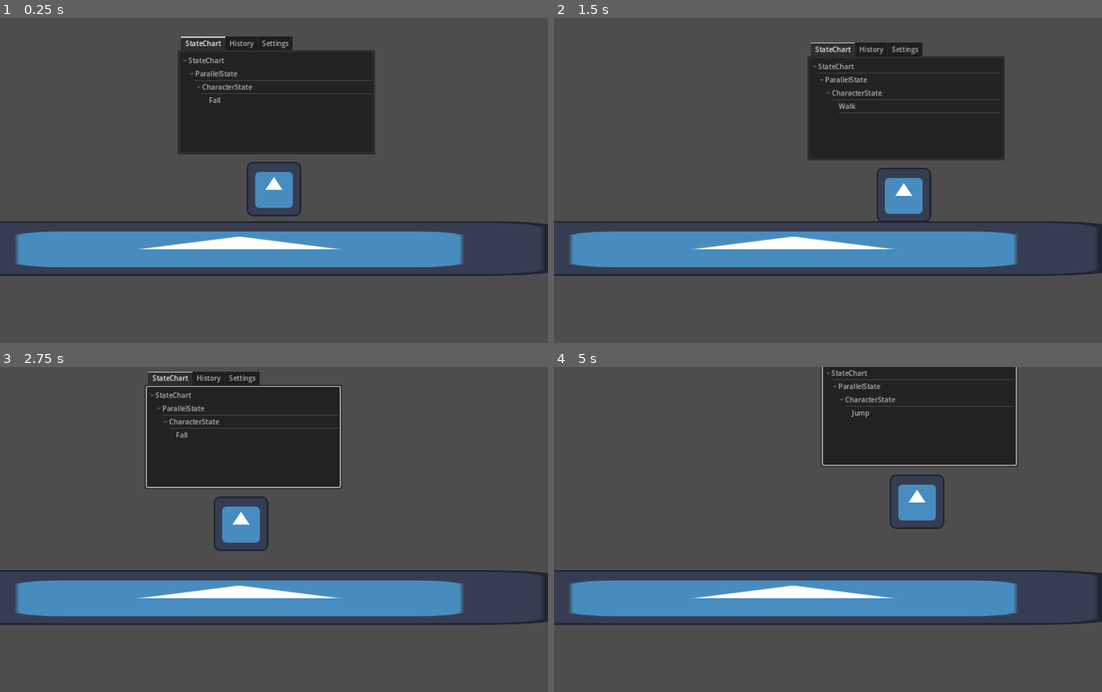
Above: before the commit, frames 1-4 (two rows, left to right).
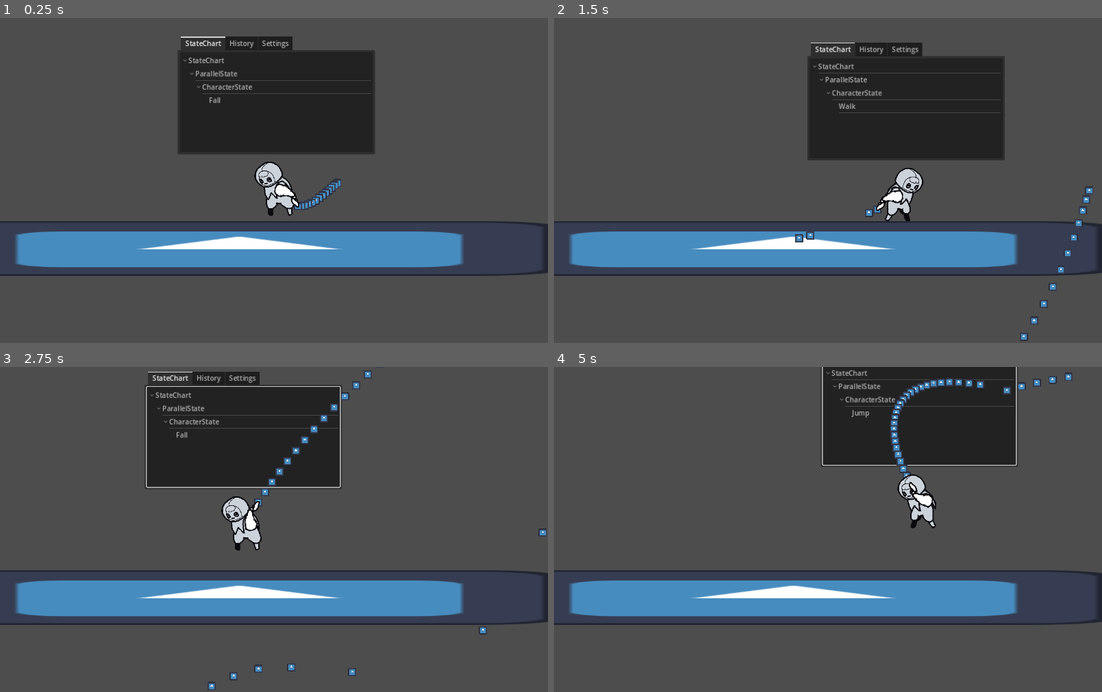
Above: after the commit, the same moments.

Repository: GerryLiman4/Metroidvania22
Game: Godot game, scene res://Component/Level/level_base.tscn
Two runs of this game, one before a commit and one after it. Both use one fixed random seed, a clock stepped at 60 frames per second and the inputs below. The project has no main scene, so this scene is started directly. The engine's default icon, where the game draws it, is replaced by a stand-in: a white triangle on a blue panel in a dark square.
Inputs (mouse positions are in pixels of both pictures, inside the frame that each line leads up to):
- Up to frame 1 (0.25 s): no input
- Up to frame 2 (1.5 s): tap Enter at 0.5 s; move the mouse to (948, 164) at 0.52 s; hold Ctrl (crawl) 0.53-1.28 s; hold D (right) from 0.53 s (still down); click (948, 164) at 0.67 s; tap Space (jump) at 0.77 s; move the mouse to (718, 196) at 1.27 s; tap Ctrl (crawl) at 1.35 s; click (718, 196) at 1.42 s
- Up to frame 3 (2.75 s): tap Space (jump) at 1.52 s; move the mouse to (328, 458) at 2.02 s; release D (right) at 2.03 s; hold A (left) from 2.03 s (still down); hold K (dash) from 2.03 s (still down); click (328, 458) at 2.17 s; tap Ctrl (crawl) at 2.3 s
- Up to frame 4 (5 s): move the mouse to (800, 594) at 2.77 s; release A (left) at 2.78 s; release K (dash) at 2.78 s; hold D (right) 2.78-4.28 s; tap Shift at 2.85 s; click (800, 594) at 2.92 s; tap Space (jump) at 3.02, 3.77, 4.52 s; tap Ctrl (crawl) at 3.05, 4.35 s; move the mouse to (992, 578) at 3.52 s; hold Ctrl (crawl) 3.53-4.28 s; click (992, 578) at 3.67 s; move the mouse to (663, 480) at 4.27 s; hold A (left) from 4.28 s (still down); click (663, 480) at 4.42 s

The runs differ from the first frame. In frame 1, 1.3% of the frame differs, in the area x 45-63%, y 44-62%; in frame 2, 1.4%; in frame 3, 1.7%; in frame 4, 1.9%, in the area x 61-95%, y 1-50%.

Commit message:
Added shoot and animation

Diff:
--- /dev/null
+++ b/Component/Bullet.gd
@@ -0,0 +1,17 @@
+extends Node2D
+
+class_name Bullet
+
+@export var bullet_speed : float = 5
+var _direction : Vector2 = Vector2.RIGHT
+
+func _physics_process(delta):
+	position += _direction * delta
+
+	print(position)
+
+func launch(direction : Vector2) :
+	_direction = direction * bullet_speed
+
+func _on_visible_on_screen_notifier_2d_screen_exited():
+	self.queue_free()
--- a/Component/Level/level_base.tscn
+++ b/Component/Level/level_base.tscn
@@ -11,6 +11,7 @@
 [node name="Camera2D" type="Camera2D" parent="."]
 
 [node name="Player" parent="." instance=ExtResource("1_pufy1")]
+face_direction = 1
 
 [node name="Sprite2D" type="Sprite2D" parent="."]
 position = Vector2(-81, 159)
--- /dev/null
+++ b/Component/Player/main_character_animation.tres
@@ -0,0 +1,94 @@
+[gd_resource type="SpriteFrames" load_steps=14 format=3 uid="uid://ds7usjx5jo8u"]
+
+[ext_resource type="Texture2D" uid="uid://fjyi25xvguji" path="res://Resources/MainCharacter/body idle with head left 128-Sheet.png" id="1_jkgqx"]
+[ext_resource type="Texture2D" uid="uid://cvwnx8d45awv3" path="res://Resources/MainCharacter/walking body128-Sheet.png" id="2_2bwdr"]
+
+[sub_resource type="AtlasTexture" id="AtlasTexture_8na03"]
+atlas = ExtResource("1_jkgqx")
+region = Rect2(0, 0, 128, 128)
+
+[sub_resource type="AtlasTexture" id="AtlasTexture_qrj8g"]
+atlas = ExtResource("1_jkgqx")
+region = Rect2(128, 0, 128, 128)
+
+[sub_resource type="AtlasTexture" id="AtlasTexture_nphkw"]
+atlas = ExtResource("1_jkgqx")
+region = Rect2(256, 0, 128, 128)
+
+[sub_resource type="AtlasTexture" id="AtlasTexture_5j3x0"]
+atlas = ExtResource("1_jkgqx")
+region = Rect2(384, 0, 128, 128)
+
+[sub_resource type="AtlasTexture" id="AtlasTexture_b2vpl"]
+atlas = ExtResource("2_2bwdr")
+region = Rect2(0, 0, 128, 128)
+
+[sub_resource type="AtlasTexture" id="AtlasTexture_ybnt2"]
+atlas = ExtResource("2_2bwdr")
+region = Rect2(128, 0, 128, 128)
+
+[sub_resource type="AtlasTexture" id="AtlasTexture_qsfct"]
+atlas = ExtResource("2_2bwdr")
+region = Rect2(256, 0, 128, 128)
+
+[sub_resource type="AtlasTexture" id="AtlasTexture_nmmyc"]
+atlas = ExtResource("2_2bwdr")
+region = Rect2(384, 0, 128, 128)
+
+[sub_resource type="AtlasTexture" id="AtlasTexture_b0f8n"]
+atlas = ExtResource("2_2bwdr")
+region = Rect2(512, 0, 128, 128)
+
+[sub_resource type="AtlasTexture" id="AtlasTexture_jlbmq"]
+atlas = ExtResource("2_2bwdr")
+region = Rect2(640, 0, 128, 128)
+
+[sub_resource type="AtlasTexture" id="AtlasTexture_j6dwt"]
+atlas = ExtResource("2_2bwdr")
+region = Rect2(768, 0, 128, 128)
+
+[resource]
+animations = [{
+"frames": [{
+"duration": 1.0,
+"texture": SubResource("AtlasTexture_8na03")
+}, {
+"duration": 1.0,
+"texture": SubResource("AtlasTexture_qrj8g")
+}, {
+"duration": 1.0,
+"texture": SubResource("AtlasTexture_nphkw")
+}, {
+"duration": 1.0,
+"texture": SubResource("AtlasTexture_5j3x0")
+}],
+"loop": true,
+"name": &"Idle",
+"speed": 5.0
+}, {
+"frames": [{
+"duration": 1.0,
+"texture": SubResource("AtlasTexture_b2vpl")
+}, {
+"duration": 1.0,
+"texture": SubResource("AtlasTexture_ybnt2")
+}, {
+"duration": 1.0,
+"texture": SubResource("AtlasTexture_qsfct")
+}, {
+"duration": 1.0,
+"texture": SubResource("AtlasTexture_nmmyc")
+}, {
+"duration": 1.0,
+"texture": SubResource("AtlasTexture_b0f8n")
+}, {
+"duration": 1.0,
+"texture": SubResource("AtlasTexture_jlbmq")
+}, {
+"duration": 1.0,
+"texture": SubResource("AtlasTexture_j6dwt")
+}],
+"loop": true,
+"name": &"Walk",
+"speed": 10.0
+}]
--- a/Component/Player/player.gd
+++ b/Component/Player/player.gd
@@ -4,7 +4,6 @@
 
 @export var character_state : StateChart
 @export var current_state : CharacterStateId.Id
-@export var character_sprite : Sprite2D
 
 const GRAVITY : float = 600.0
 const WALK_SPEED : float = 360.0
@@ -16,7 +15,7 @@
 
 enum FACING{RIGHT,LEFT}
 
-var face_direction : FACING
+@export var face_direction : FACING
 var dash_timer : float = 0.25
 var dash_cooldown_timestamp : float = -1.0
 var object_timer : float = 0.0
@@ -24,9 +23,25 @@
 
 var can_double_jump : bool = true
 
+@export_category("Animation")
+@export var animation_player : AnimatedSprite2D
+@export var body_sprite : Sprite2D
+@export var arm_model : Sprite2D
+@export var arm_sprite : Sprite2D
+@export var head_model : Sprite2D
+@export var head_sprite : Sprite2D
+
+@export var bullet_pref : PackedScene
+@export var shooter : Node2D
 # Called when the node enters the scene tree for the first time.
 func _ready():
 	pass
+
+func add_child_deferred(child_to_add) -> void :
+	get_tree().root.add_child(child_to_add)
+
+func call_add_child(child_to_add) -> void :
+	call_deferred("add_child_deferred",child_to_add)
 
 func switch_state(new_state : CharacterStateId.Id) :
 	if current_state != null && current_state == new_state:
@@ -57,15 +72,18 @@
 			velocity.x = -WALK_SPEED
 		else :
 			velocity.x = -CRAWL_SPEED
-		character_sprite.flip_h = true
 		face_direction = FACING.LEFT
+		animation_player.scale.x = (abs(animation_player.scale.x))
+
 	elif Input.is_action_pressed("right") == true :
 		if is_crawling == false :
 			velocity.x = WALK_SPEED
 		else :
 			velocity.x = CRAWL_SPEED
-		character_sprite.flip_h = false
+
 		face_direction = FACING.RIGHT
+		animation_player.scale.x = -(abs(animation_player.scale.x))
+
 
 func get_jump_input() :
 	if Input.is_action_pressed("jump") == true and is_on_floor() == true :
@@ -125,12 +143,30 @@
 
 #end region
 
+#region hand
+func take_aim():
+	var aim_position = -get_global_mouse_position()
+#	if face_direction == FACING.LEFT :
+#		aim_position = -(aim_position)
+#
+#	var aim_angle = (aim_position - arm_model.global_position).angle()
+#	arm_model.rotation = aim_angle
+	arm_model.look_at(aim_position)
+
+	var bullet : Bullet = bullet_pref.instantiate()
+	bullet.global_position = shooter.global_position
+	bullet.launch(shooter.global_position - aim_position )
+	call_add_child(bullet)
+
+#endregion
+
 #region state
 func _on_idle_state_entered():
 	can_double_jump = true
+	animation_player.play("Idle")
 
 func _on_idle_state_exited():
-	pass # Replace with function body.
+	animation_player.stop()
 
 func _on_idle_state_physics_processing(delta):
 	if check_walk() == true:
@@ -152,14 +188,17 @@
 		switch_state(CharacterStateId.Id.DASH)
 		return
 
+	take_aim()
+
 func _on_idle_state_input(event):
 	pass
 
 func _on_walk_state_entered():
 	can_double_jump = true
+	animation_player.play("Walk")
 
 func _on_walk_state_exited():
-	pass # Replace with function body.
+	animation_player.stop()
 
 func _on_walk_state_input(event):
 	pass
@@ -184,6 +223,8 @@
 		switch_state(CharacterStateId.Id.DASH)
 		return
 
+	take_aim()
+
 func _on_jump_state_entered():
 	pass # Replace with function body.
 
@@ -204,6 +245,8 @@
 	if check_fall() == true :
 		switch_state(CharacterStateId.Id.FALL)
 		return
+
+	take_aim()
 
 func _on_fall_state_entered():
 	pass # Replace with function body.
@@ -226,6 +269,8 @@
 	if get_dash_input() == true && object_timer >= dash_cooldown_timestamp + 1.0 :
 		switch_state(CharacterStateId.Id.DASH)
 		return
+
+	take_aim()
 
 func _on_double_jump_state_entered():
 	can_double_jump = false
--- a/Component/Player/player.tscn
+++ b/Component/Player/player.tscn
@@ -1,9 +1,13 @@
-[gd_scene load_steps=10 format=3 uid="uid://dh2v1mpv02wq0"]
-
-[ext_resource type="Texture2D" uid="uid://di2a5josdqki3" path="res://icon.svg" id="1_5fmwm"]
+[gd_scene load_steps=14 format=3 uid="uid://dh2v1mpv02wq0"]
+
 [ext_resource type="Script" path="res://Component/Player/player.gd" id="1_x2mr2"]
+[ext_resource type="PackedScene" uid="uid://2rt3tjoh6i80" path="res://Component/bullet.tscn" id="2_d5m6g"]
+[ext_resource type="Texture2D" uid="uid://fjyi25xvguji" path="res://Resources/MainCharacter/body idle with head left 128-Sheet.png" id="2_qbesp"]
 [ext_resource type="Script" path="res://addons/godot_state_charts/state_chart.gd" id="3_51okl"]
+[ext_resource type="Texture2D" uid="uid://dx7ciwflmpexa" path="res://Resources/MainCharacter/arm pistol front.png" id="3_wcq8k"]
+[ext_resource type="Texture2D" uid="uid://b7nlnr3m1ynt3" path="res://Resources/MainCharacter/head 128.png" id="4_bqkva"]
 [ext_resource type="Script" path="res://addons/godot_state_charts/parallel_state.gd" id="4_oroim"]
+[ext_resource type="SpriteFrames" uid="uid://ds7usjx5jo8u" path="res://Component/Player/main_character_animation.tres" id="5_13q23"]
 [ext_resource type="Script" path="res://addons/godot_state_charts/compound_state.gd" id="5_hfc4i"]
 [ext_resource type="Script" path="res://addons/godot_state_charts/atomic_state.gd" id="6_8dtlr"]
 [ext_resource type="Script" path="res://addons/godot_state_charts/transition.gd" id="7_31jtg"]
@@ -13,17 +17,51 @@
 radius = 32.0
 height = 126.0
 
-[node name="Player" type="CharacterBody2D" node_paths=PackedStringArray("audio_player", "character_state", "character_sprite")]
+[node name="Player" type="CharacterBody2D" node_paths=PackedStringArray("audio_player", "character_state", "animation_player", "body_sprite", "arm_model", "arm_sprite", "head_model", "head_sprite", "shooter")]
 script = ExtResource("1_x2mr2")
 audio_player = NodePath("SoundPlayer")
 character_state = NodePath("StateChart")
-character_sprite = NodePath("Sprite2D")
-
-[node name="Sprite2D" type="Sprite2D" parent="."]
-texture = ExtResource("1_5fmwm")
-
-[node name="AnimationPlayer" type="AnimationPlayer" parent="."]
-root_node = NodePath("../Sprite2D")
+animation_player = NodePath("AnimatedSprite2D")
+body_sprite = NodePath("Model/Body")
+arm_model = NodePath("AnimatedSprite2D/ArmModel")
+arm_sprite = NodePath("AnimatedSprite2D/ArmModel/Arm")
+head_model = NodePath("AnimatedSprite2D/HeadModel")
+head_sprite = NodePath("AnimatedSprite2D/HeadModel/Head")
+bullet_pref = ExtResource("2_d5m6g")
+shooter = NodePath("AnimatedSprite2D/ArmModel/Arm/Shooter")
+
+[node name="AnimatedSprite2D" type="AnimatedSprite2D" parent="."]
+sprite_frames = ExtResource("5_13q23")
+animation = &"Idle"
+frame_progress = 0.533431
+
+[node name="ArmModel" type="Sprite2D" parent="AnimatedSprite2D"]
+position = Vector2(19, 0)
+
+[node name="Arm" type="Sprite2D" parent="AnimatedSprite2D/ArmModel"]
+z_index = 15
+position = Vector2(-19, 0)
+texture = ExtResource("3_wcq8k")
+
+[node name="Shooter" type="Node2D" parent="AnimatedSprite2D/ArmModel/Arm"]
+position = Vector2(-36, -2)
+
+[node name="HeadModel" type="Sprite2D" parent="AnimatedSprite2D"]
+position = Vector2(16, 0)
+
+[node name="Head" type="Sprite2D" parent="AnimatedSprite2D/HeadModel"]
+z_index = 10
+position = Vector2(-16, 0.1)
+texture = ExtResource("4_bqkva")
+
+[node name="Model" type="Node2D" parent="."]
+visible = false
+
+[node name="Body" type="Sprite2D" parent="Model"]
+visible = false
+position = Vector2(-15, 0)
+texture = ExtResource("2_qbesp")
+hframes = 4
 
 [node name="CollisionShape2D" type="CollisionShape2D" parent="."]
 shape = SubResource("CapsuleShape2D_g2ocb")
--- /dev/null
+++ b/Component/bullet.tscn
@@ -0,0 +1,24 @@
+[gd_scene load_steps=4 format=3 uid="uid://2rt3tjoh6i80"]
+
+[ext_resource type="Script" path="res://Component/Bullet.gd" id="1_ahxal"]
+[ext_resource type="Texture2D" uid="uid://di2a5josdqki3" path="res://icon.svg" id="2_ofxd0"]
+
+[sub_resource type="CircleShape2D" id="CircleShape2D_li3an"]
+
+[node name="Bullet" type="Node2D"]
+script = ExtResource("1_ahxal")
+
+[node name="Model" type="Sprite2D" parent="."]
+scale = Vector2(0.15, 0.15)
+texture = ExtResource("2_ofxd0")
+
+[node name="VisibleOnScreenNotifier2D" type="VisibleOnScreenNotifier2D" parent="."]
+
+[node name="HitboxArea" type="Area2D" parent="."]
+collision_layer = 0
+collision_mask = 0
+
+[node name="Hitbox" type="CollisionShape2D" parent="HitboxArea"]
+shape = SubResource("CircleShape2D_li3an")
+
+[connection signal="screen_exited" from="VisibleOnScreenNotifier2D" to="." method="_on_visible_on_screen_notifier_2d_screen_exited"]
Binary file added: Resources/MainCharacter/arm pistol front.png
Not shown, added: Resources/MainCharacter/arm pistol front.png.import
Binary file added: Resources/MainCharacter/body idle with head left 128-Sheet.png
Not shown, added: Resources/MainCharacter/body idle with head left 128-Sheet.png.import
Binary file added: Resources/MainCharacter/body idle with head right128-Sheet.png
Not shown, added: Resources/MainCharacter/body idle with head right128-Sheet.png.import
Binary file added: Resources/MainCharacter/body jump 128-Sheet.png
Not shown, added: Resources/MainCharacter/body jump 128-Sheet.png.import
Binary file added: Resources/MainCharacter/head 128.png
Not shown, added: Resources/MainCharacter/head 128.png.import
Binary file added: Resources/MainCharacter/walking body128-Sheet.png
Not shown, added: Resources/MainCharacter/walking body128-Sheet.png.import
(and 3 more such lines)
